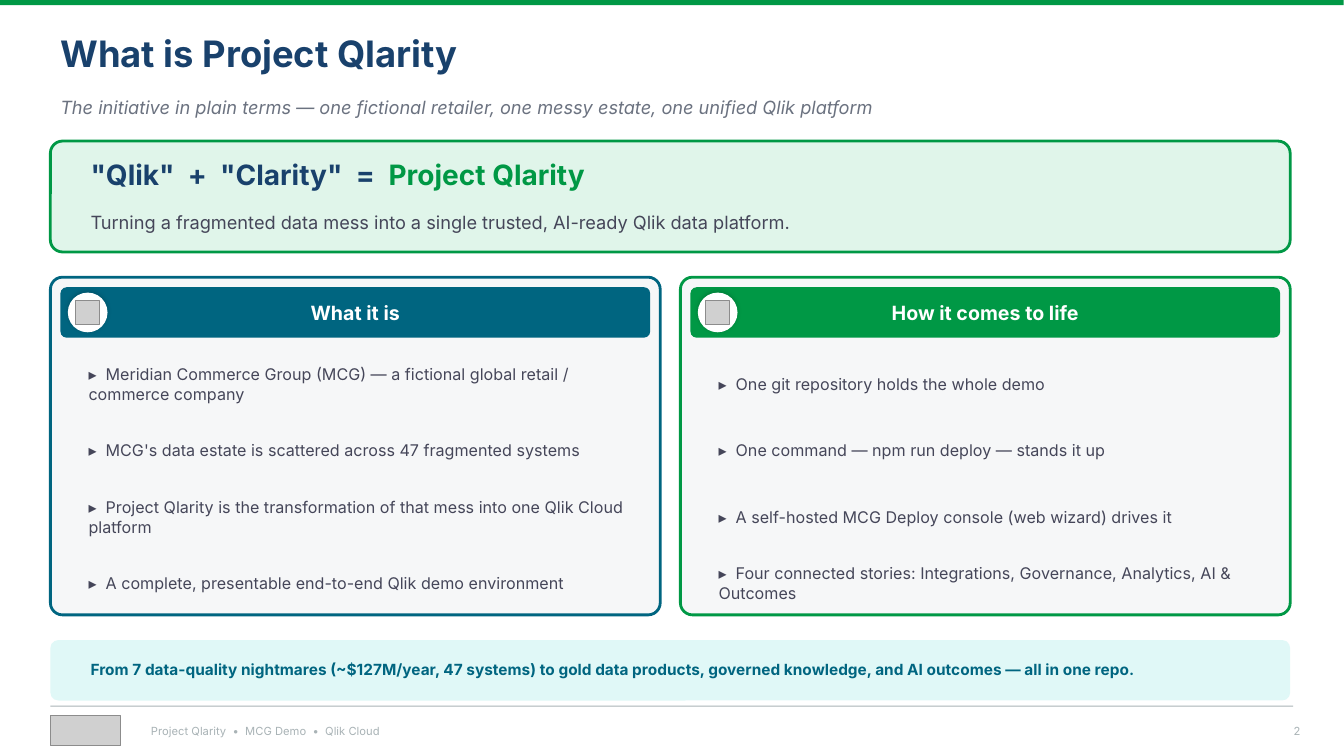
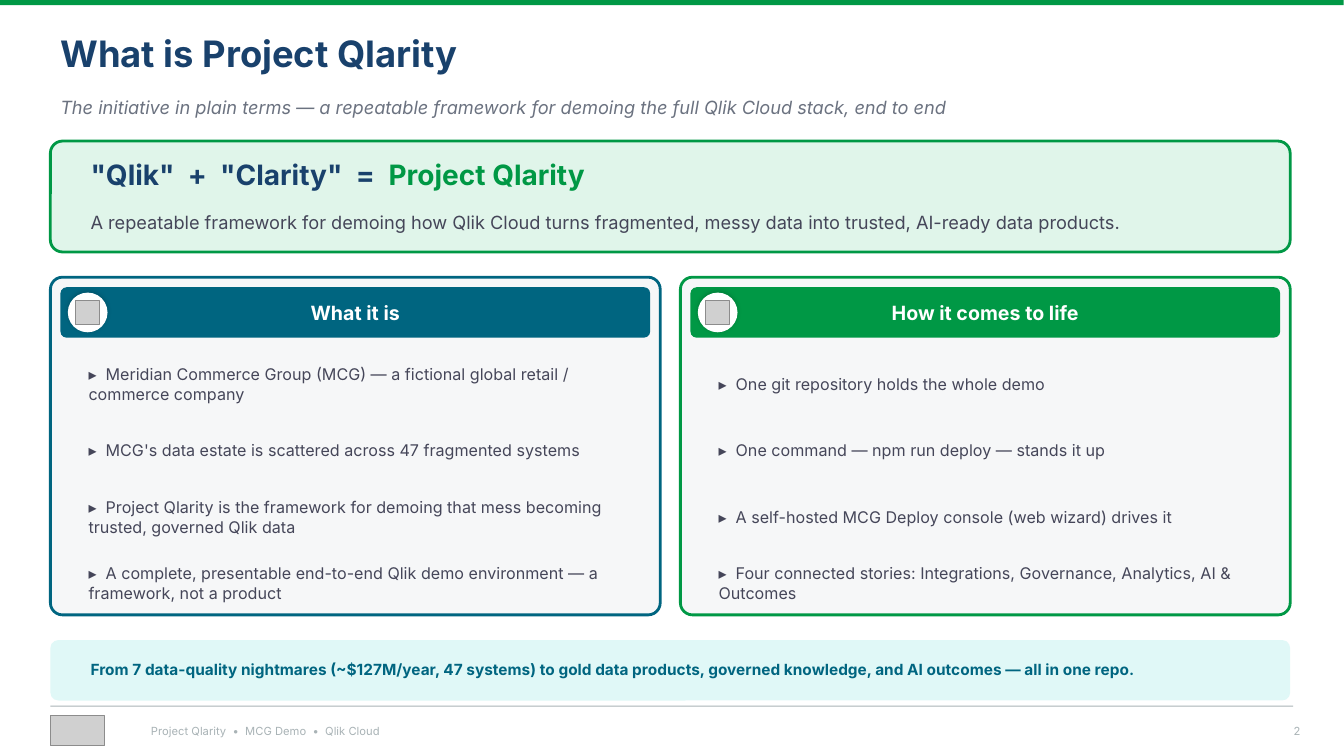
Before and after one commit to robertschoenfeldqlik/meridan_retail_group_qlik_demo_assets, a slide deck: slide 2 of MCG_Project_Qlarity_Summary.pptx. Drawn at 1344x756 pixels with LibreOffice and Linux fonts; fonts in the diff are those of the drawing; grey boxes stand for pictures. Boxes give left, top, right and bottom in pixels: in the first picture for what was removed or moved away, otherwise in the second. Text is boxed around its words. In the diff, an @@ line names an element or a change of style, - is before the commit and + after.

```diff
--- a/MCG_Project_Qlarity_Summary.pptx
+++ b/MCG_Project_Qlarity_Summary.pptx
@@ text at [60, 100, 946, 118]: text changed @@
-The initiative in plain terms — one fictional retailer, one messy estate, one unified Qlik platform
+The initiative in plain terms — a repeatable framework for demoing the full Qlik Cloud stack, end to end
@@ text at [91, 215, 1119, 233]: text changed @@
-Turning a fragmented data mess into a single trusted, AI-ready Qlik data platform.
+A repeatable framework for demoing how Qlik Cloud turns fragmented, messy data into trusted, AI-ready data products.
@@ text at [89, 500, 602, 536]: text changed @@
-▸ Project Qlarity is the transformation of that mess into one Qlik Cloud platform
+▸ Project Qlarity is the framework for demoing that mess becoming trusted, governed Qlik data
@@ text at [89, 567, 598, 603]: text changed @@
-▸ A complete, presentable end-to-end Qlik demo environment
+▸ A complete, presentable end-to-end Qlik demo environment — a framework, not a product
@@ picture: place and size @@
-picture at [50, 716, 121, 746]
+picture at [50, 716, 105, 746]
```
Also in this commit, not shown: 12 other slides changed, 7 other files.
